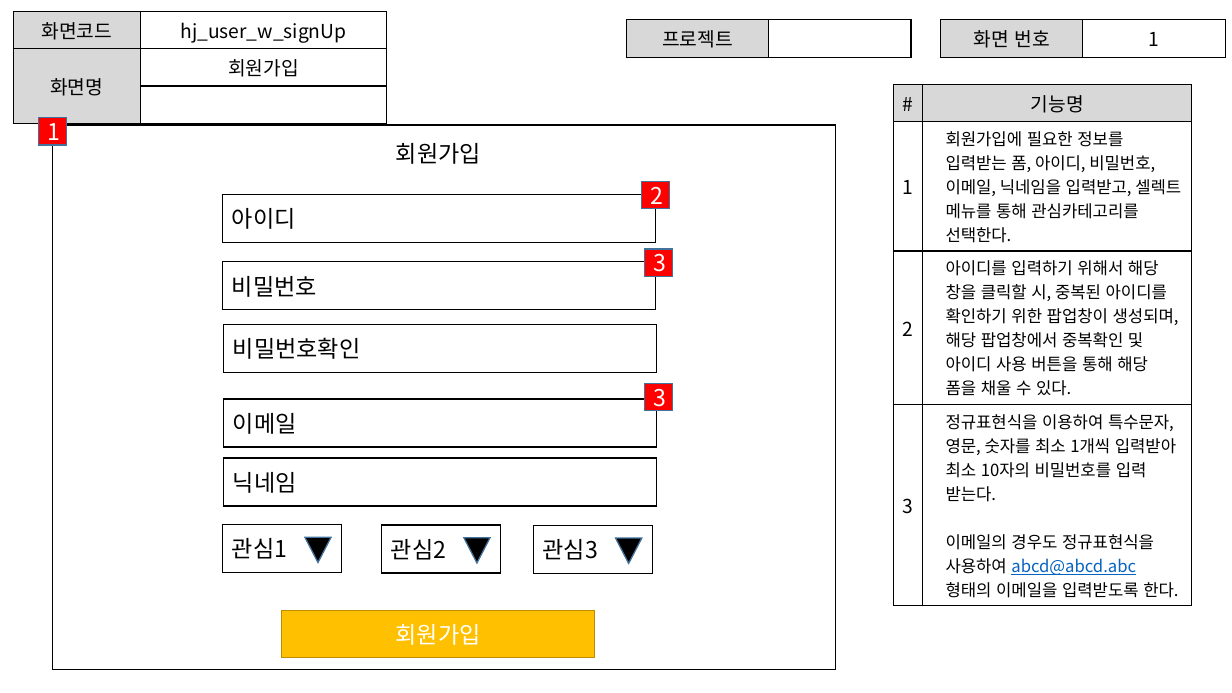
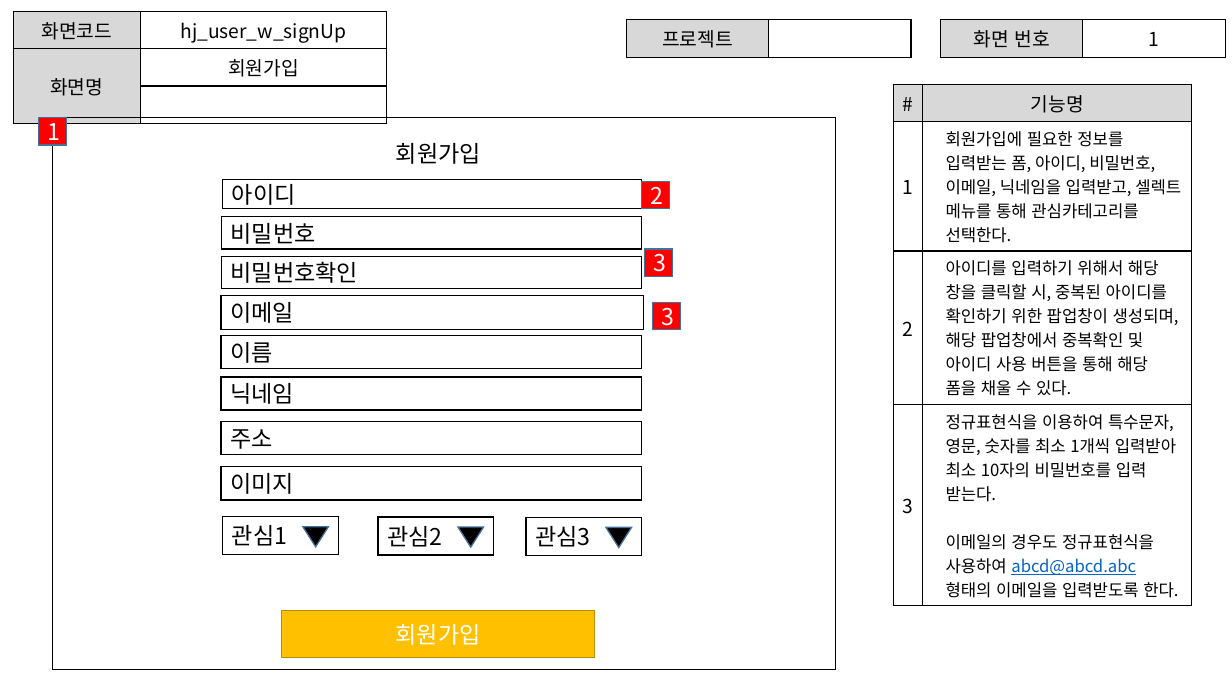
Before and after one commit to ezenteam2/e-Zone, a slide deck: slide 2 of 0 발표용 파워포인트/project05 - 파워포인트 종합 - 형준.pptx. Drawn at 1232x693 pixels with LibreOffice and Linux fonts; fonts in the diff are those of the drawing. Boxes give left, top, right and bottom in pixels: in the first picture for what was removed or moved away, otherwise in the second. Text is boxed around its words. In the diff, an @@ line names an element or a change of style, - is before the commit and + after.

Commit message:
vd

```diff
--- a/0 발표용 파워포인트/project05 - 파워포인트 종합 - 형준.pptx
+++ b/0 발표용 파워포인트/project05 - 파워포인트 종합 - 형준.pptx
@@ rectangle: place and size @@
-rectangle at box(53, 125, 836, 669)
+rectangle at box(53, 117, 836, 669)
@@ rectangle "아이디": place and size @@
-rectangle "아이디" at box(223, 195, 656, 243)
+rectangle "아이디" at box(223, 179, 641, 208)
@@ rectangle "비밀번호": place and size @@
-rectangle "비밀번호" at box(223, 262, 656, 310)
+rectangle "비밀번호" at box(222, 216, 642, 249)
@@ rectangle "비밀번호확인": place and size @@
-rectangle "비밀번호확인" at box(224, 324, 657, 372)
+rectangle "비밀번호확인" at box(222, 256, 642, 288)
@@ rectangle "이메일": place and size @@
-rectangle "이메일" at box(224, 399, 657, 447)
+rectangle "이메일" at box(221, 296, 643, 330)
@@ rectangle "3": place and size @@
-rectangle "3" at box(645, 384, 673, 410)
+rectangle "3" at box(653, 302, 680, 329)
@@ rectangle added at box(221, 335, 641, 369), outline #000000 1 pt, 18 pt, text #000000 @@
+이름
@@ rectangle "닉네임": place and size @@
-rectangle "닉네임" at box(224, 458, 657, 506)
+rectangle "닉네임" at box(221, 377, 641, 410)
@@ rectangle added at box(221, 421, 641, 455), outline #000000 1 pt, 18 pt, text #000000 @@
+주소
@@ rectangle added at box(221, 467, 641, 500), outline #000000 1 pt, 18 pt, text #000000 @@
+이미지
@@ rectangle "관심1": place and size @@
-rectangle "관심1" at box(223, 525, 341, 573)
+rectangle "관심1" at box(223, 517, 338, 555)
@@ triangle: place and size @@
-triangle at box(305, 537, 331, 562)
+triangle at box(303, 527, 329, 547)
@@ rectangle "관심2": place and size @@
-rectangle "관심2" at box(382, 525, 500, 573)
+rectangle "관심2" at box(378, 517, 494, 555)
@@ triangle: place and size @@
-triangle at box(464, 538, 490, 563)
+triangle at box(458, 527, 484, 547)
@@ rectangle "관심3": place and size @@
-rectangle "관심3" at box(533, 526, 652, 574)
+rectangle "관심3" at box(526, 518, 641, 555)
@@ triangle: place and size @@
-triangle at box(616, 538, 641, 563)
+triangle at box(606, 528, 632, 548)
```
